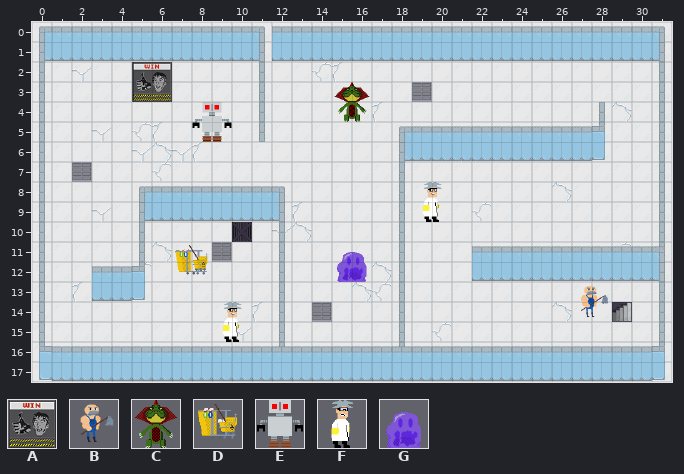
Two versions of a level (Tiled map, Janiterror/core/assets/level-editor.tmx). Above is the file before it was changed.
Cells are 32x32 px. Shown: x 0..31, y 0..17.
Key: from "goaldoor": A 0; from "joe": B 0; from "lizard": C 0; from "mop-cart": D 0; from "robot": E 0; from "scientist": F 0; from "slime": G 0.
_ is an empty cell.
Objects are placed by their top-left corner, in cells (3,4 is the top-left corner of cell 3,4); size is 1x1 cell unless given.
Layers that did not change in this view are not listed.
Layer "characters" before, first column x 0:
 1 ________________________________
 2 ________________________________
 3 ________________________________
 4 _______________C________________
 5 ________E_______________________
 6 ________________________________
 7 ________________________________
 8 ________________________________
 9 ___________________F____________
10 ________________________________
11 ________________________________
12 _______________G________________
13 ________________________________
14 ___________________________B____
15 _________F______________________
16 ________________________________
17 ________________________________
Once edited:
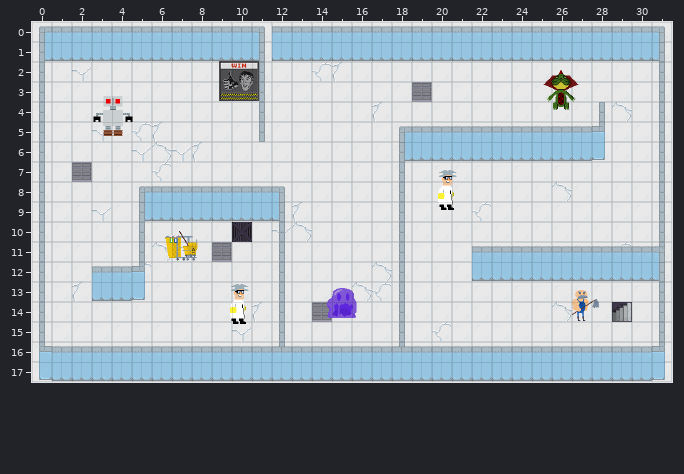
Log entry: characters and mopcart/goaldoor changed to objects in tiled
Difference:
Changed rows in their new state; . is an unchanged cell.
Layer "mop cart" (removed):
first column x 7:
12 _
Layer "goal door" (removed):
first column x 5:
 3 _
Layer "characters" (removed):
first column x 8:
 4 ......._
 5 _.......
first column x 9:
 9 .........._........
12 ......_............
14 .................._
15 _..................
Layer "mop cart" (added):
added: D at 6.5,10.3 size 2x2
Layer "goal door" (added):
added: A at 9.4,1.9 size 2x2
Layer "characters" (added):
added: C at 25.4,2.4 size 2x2
added: E at 3,3.7 size 2x2
added: F at 19.8,7.4 size 2x2
added: G at 14.5,12.8 size 2x2
added: F at 9.3,13.1 size 2x2
added: B at 26.5,13.2 size 2x2
